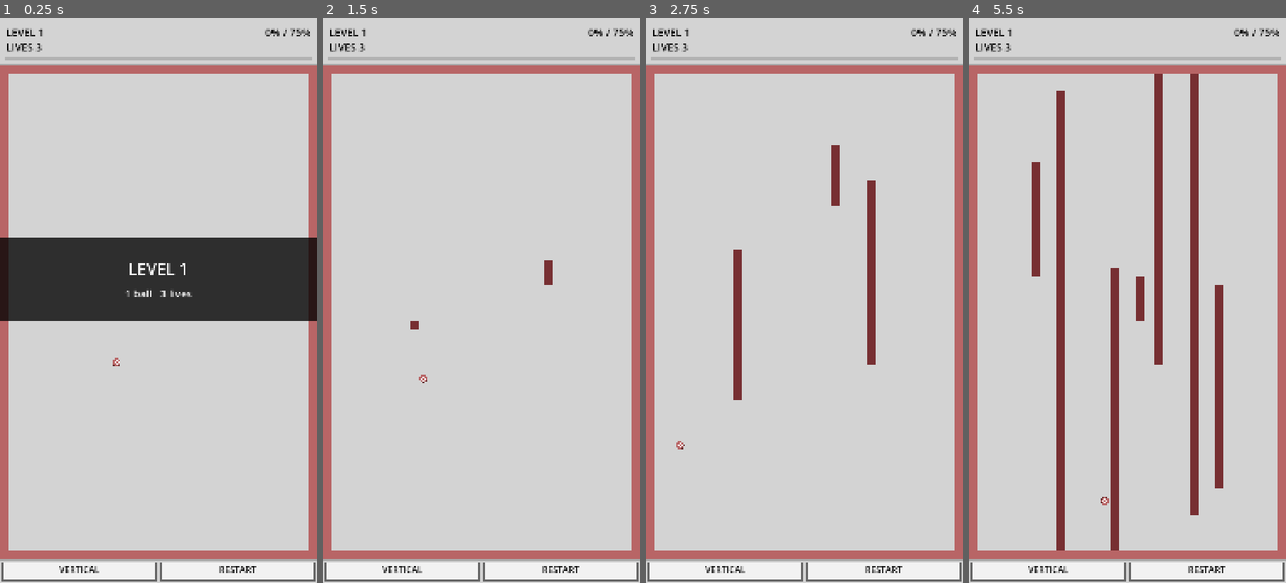
Above: before the commit, frames 1-4 (left to right).
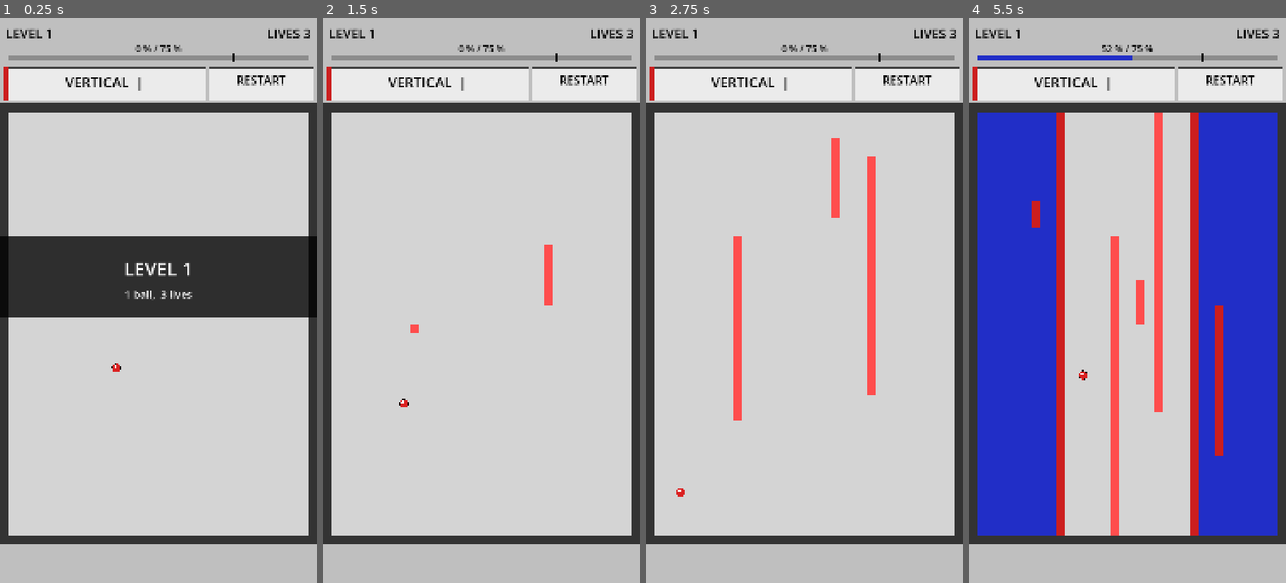
Above: after the commit, the same moments.

Repository: Matswm86/jezzball
Game: Godot game, scene res://scenes/Game.tscn
The game is run twice, just before and just after one commit, with the same random seed, the same clock (stepped at 60 frames per second) and the same inputs.
Inputs (mouse positions are in pixels of both pictures, inside the frame that each line leads up to):
- Up to frame 1 (0.25 s): no input
- Up to frame 2 (1.5 s): tap Enter at 0.5 s; move the mouse to (551, 272) at 0.52 s; click (551, 272) at 0.67 s; move the mouse to (418, 328) at 1.27 s; click (418, 328) at 1.42 s
- Up to frame 3 (2.75 s): move the mouse to (836, 176) at 2.02 s; click (836, 176) at 2.17 s
- Up to frame 4 (5.5 s): move the mouse to (1111, 413) at 2.77 s; click (1111, 413) at 2.92 s; move the mouse to (1222, 385) at 3.52 s; click (1222, 385) at 3.67 s; move the mouse to (1032, 215) at 4.27 s; click (1032, 215) at 4.42 s; move the mouse to (1143, 300) at 5.02 s; click (1143, 300) at 5.17 s

The runs differ from the first frame. In frame 1, 17% of the frame differs, in the area x 0-100%, y 1-100%; in frame 2, 16%; in frame 3, 18%; in frame 4, 60%.

Commit message:
v0.2: top-mounted controls, saturated palette, simpler atom
Three fixes for the playability complaints:

1. Toggle / restart moved to TOP of the screen (under the HUD), not bottom.
   On phones with a system nav bar the previous bottom-edge buttons were
   unreachable, which is why "horizontal walls didn't work" — the player
   couldn't actually tap the toggle. New buttons are 130px tall, well above
   the gesture zone, and use Rect2.has_point for hit detection.

2. Toggle button has a colored stripe on its left edge (red when in vertical
   mode, blue when horizontal) so you can see the current orientation at a
   glance before reading the label. Press flashes the button darker for 0.25s
   so you get tactile feedback.

3. Saturated colors closer to the actual Win3 game (not the web-port's faded
   shades): wall RED #CC1F1F, capture BLUE #2226C6, atom RED #DC2121 with
   single white sphere highlight, dark border. Background stays Win3 face gray.

Other polish: atoms move 320 px/s (was 240), walls grow 8 cells/s (was 6.5),
field reduced to 36x50 cells so 75% capture finishes faster, intro overlay
trimmed to 1.0s.

Co-Authored-By: Claude Opus 4.7 (1M context) <noreply@anthropic.com>

Diff:
--- a/scripts/Game.gd
+++ b/scripts/Game.gd
@@ -1,35 +1,39 @@
 extends Node2D
 
+# JezzBall — mobile remake. Layout v2: controls at TOP (always reachable on
+# any phone), saturated Win3-era palette, faster atoms, simplified atom sprite.
+
 const COLS := 36
-const ROWS := 56
+const ROWS := 50
 const CELL := 30.0
+
 const FIELD_X := 0.0
-const FIELD_Y := 160.0
-const FIELD_W := COLS * CELL
-const FIELD_H := ROWS * CELL
-
 const HUD_H := 160.0
-const CTRL_Y := FIELD_Y + FIELD_H
-const CTRL_H := 80.0
-
-const COL_BG := Color(0.827, 0.827, 0.827)         # #D3D3D3 lightGray (Win3 face)
-const COL_FIELD := Color(0.827, 0.827, 0.827)      # field interior matches bg
-const COL_BORDER := Color(0.663, 0.663, 0.663)     # #A9A9A9 darkGray border
-const COL_WALL := Color(0.722, 0.396, 0.400)       # #B86566 fadedRed completed wall
-const COL_BUILDING := Color(0.467, 0.184, 0.196)   # darker red while growing
-const COL_CAPTURED := Color(0.506, 0.529, 0.871)   # #8187DE fadedBlue capture fill
-const COL_BALL := Color(0.722, 0.396, 0.400)       # red base
-const COL_BALL_PATTERN := Color(1.0, 1.0, 1.0)     # white checker spot
-const COL_BALL_OUTLINE := Color(0.4, 0.18, 0.18)   # dark-red outline
-const COL_TEXT := Color(0.0, 0.0, 0.0)             # black ink on light gray
-const COL_BTN := Color(0.95, 0.95, 0.95)
-const COL_BTN_BORDER := Color(0.4, 0.4, 0.4)
-const COL_BAR_BG := Color(0.7, 0.7, 0.7)
-const COL_BAR_FILL := Color(0.506, 0.529, 0.871)   # progress bar uses fadedBlue too
-
-const BALL_RADIUS := 13.0
-const BALL_SPEED := 240.0
-const WALL_SPEED := 6.5
+const CTRL_H := 130.0
+const FIELD_Y := HUD_H + CTRL_H        # 290
+const FIELD_W := COLS * CELL           # 1080
+const FIELD_H := ROWS * CELL           # 1500
+
+# Saturated palette closer to the actual Windows 3.x JezzBall look.
+const COL_BG := Color(0.75, 0.75, 0.75)        # Win3 face gray (#BFBFBF)
+const COL_FIELD := Color(0.83, 0.83, 0.83)     # field interior, slightly lighter
+const COL_BORDER := Color(0.20, 0.20, 0.20)    # near-black field border
+const COL_WALL := Color(0.80, 0.12, 0.12)      # saturated RED for completed walls
+const COL_BUILDING := Color(1.00, 0.30, 0.30)  # bright red for the growing tip
+const COL_CAPTURED := Color(0.13, 0.18, 0.78)  # saturated BLUE capture fill
+const COL_CAP_HATCH := Color(0.20, 0.30, 0.95) # lighter blue for hatch lines
+const COL_BALL := Color(0.86, 0.13, 0.13)      # red atom
+const COL_BALL_DOT := Color(1.0, 1.0, 1.0)     # single white highlight
+const COL_BALL_OUTLINE := Color(0.10, 0.0, 0.0)
+const COL_TEXT := Color(0.0, 0.0, 0.0)
+const COL_BTN := Color(0.92, 0.92, 0.92)
+const COL_BTN_PRESSED := Color(0.74, 0.74, 0.74)
+const COL_BTN_BORDER := Color(0.25, 0.25, 0.25)
+const COL_BAR_BG := Color(0.55, 0.55, 0.55)
+
+const BALL_RADIUS := 14.0
+const BALL_SPEED := 320.0
+const WALL_SPEED := 8.0
 const TARGET := 0.75
 const MAX_LEVEL := 50
 
@@ -47,6 +51,8 @@
 var play_total := 0
 var state: int = GameState.PLAYING
 var intro_timer := 0.0
+var btn_toggle_flash := 0.0
+var btn_restart_flash := 0.0
 
 var lbl_level: Label
 var lbl_lives: Label
@@ -57,40 +63,53 @@
 var lbl_overlay_sub: Label
 var overlay_box: ColorRect
 
+# Control button rects, computed once in _ready.
+var rect_toggle: Rect2
+var rect_restart: Rect2
+
 func _ready() -> void:
 	randomize()
+	# Toggle takes 66%, Restart takes 33% of the control row.
+	var pad := 12.0
+	var ctrl_top := HUD_H + 8
+	var ctrl_h := CTRL_H - 16
+	var toggle_w := (FIELD_W - 3 * pad) * 0.66
+	var restart_w := (FIELD_W - 3 * pad) - toggle_w
+	rect_toggle = Rect2(pad, ctrl_top, toggle_w, ctrl_h)
+	rect_restart = Rect2(pad + toggle_w + pad, ctrl_top, restart_w, ctrl_h)
 	_build_ui()
 	_start_level(1)
 
-func _make_label(pos: Vector2, w: float, fs: int, halign: int = HORIZONTAL_ALIGNMENT_LEFT) -> Label:
+func _make_label(pos: Vector2, w: float, fs: int, halign: int = HORIZONTAL_ALIGNMENT_LEFT, fc: Color = COL_TEXT) -> Label:
 	var l := Label.new()
 	l.position = pos
 	l.size = Vector2(w, fs * 1.6)
 	l.add_theme_font_size_override("font_size", fs)
-	l.add_theme_color_override("font_color", COL_TEXT)
+	l.add_theme_color_override("font_color", fc)
 	l.horizontal_alignment = halign
 	l.vertical_alignment = VERTICAL_ALIGNMENT_CENTER
 	add_child(l)
 	return l
 
 func _build_ui() -> void:
-	lbl_level = _make_label(Vector2(20, 20), 400, 36)
-	lbl_lives = _make_label(Vector2(20, 70), 400, 36)
-	lbl_pct = _make_label(Vector2(FIELD_W - 420, 20), 400, 36, HORIZONTAL_ALIGNMENT_RIGHT)
-	var btn_w := FIELD_W * 0.5 - 20
-	lbl_orient = _make_label(Vector2(10, CTRL_Y + 10), btn_w, 30, HORIZONTAL_ALIGNMENT_CENTER)
-	lbl_restart = _make_label(Vector2(FIELD_W * 0.5 + 10, CTRL_Y + 10), btn_w, 30, HORIZONTAL_ALIGNMENT_CENTER)
+	# HUD top row: LEVEL X | LIVES X
+	lbl_level = _make_label(Vector2(20, 18), 500, 44)
+	lbl_lives = _make_label(Vector2(FIELD_W - 520, 18), 500, 44, HORIZONTAL_ALIGNMENT_RIGHT)
+	# HUD bottom row: percent text centered above progress bar
+	lbl_pct = _make_label(Vector2(0, 78), FIELD_W, 32, HORIZONTAL_ALIGNMENT_CENTER)
+	# Toggle and restart button labels
+	lbl_orient = _make_label(rect_toggle.position + Vector2(0, 12), rect_toggle.size.x, 48, HORIZONTAL_ALIGNMENT_CENTER)
+	lbl_restart = _make_label(rect_restart.position + Vector2(0, 12), rect_restart.size.x, 40, HORIZONTAL_ALIGNMENT_CENTER)
 	lbl_restart.text = "RESTART"
+	# Overlay backdrop + title/sub labels
 	overlay_box = ColorRect.new()
 	overlay_box.color = Color(0, 0, 0, 0.78)
-	overlay_box.position = Vector2(0, FIELD_Y + FIELD_H * 0.35)
+	overlay_box.position = Vector2(0, FIELD_Y + FIELD_H * 0.30)
 	overlay_box.size = Vector2(FIELD_W, 280)
 	overlay_box.visible = false
 	add_child(overlay_box)
-	lbl_overlay_title = _make_label(Vector2(0, FIELD_Y + FIELD_H * 0.35 + 60), FIELD_W, 56, HORIZONTAL_ALIGNMENT_CENTER)
-	lbl_overlay_title.add_theme_color_override("font_color", Color(1, 1, 1))
-	lbl_overlay_sub = _make_label(Vector2(0, FIELD_Y + FIELD_H * 0.35 + 160), FIELD_W, 36, HORIZONTAL_ALIGNMENT_CENTER)
-	lbl_overlay_sub.add_theme_color_override("font_color", Color(1, 1, 1))
+	lbl_overlay_title = _make_label(Vector2(0, FIELD_Y + FIELD_H * 0.30 + 60), FIELD_W, 64, HORIZONTAL_ALIGNMENT_CENTER, Color(1, 1, 1))
+	lbl_overlay_sub = _make_label(Vector2(0, FIELD_Y + FIELD_H * 0.30 + 170), FIELD_W, 36, HORIZONTAL_ALIGNMENT_CENTER, Color(1, 1, 1))
 	lbl_overlay_title.visible = false
 	lbl_overlay_sub.visible = false
 
@@ -106,7 +125,7 @@
 	_init_grid()
 	_spawn_balls(level)
 	state = GameState.PLAYING
-	intro_timer = 1.2
+	intro_timer = 1.0
 	queue_redraw()
 
 func _init_grid() -> void:
@@ -139,6 +158,10 @@
 			_update_balls(delta)
 			_check_wall_hits()
 			_check_win()
+	if btn_toggle_flash > 0.0:
+		btn_toggle_flash = max(0.0, btn_toggle_flash - delta * 4.0)
+	if btn_restart_flash > 0.0:
+		btn_restart_flash = max(0.0, btn_restart_flash - delta * 4.0)
 	_refresh_ui()
 	queue_redraw()
 
@@ -150,15 +173,15 @@
 	var pct := 0
 	if play_total > 0:
 		pct = int(round(float(captured) / float(play_total) * 100.0))
-	lbl_pct.text = "%d%% / %d%%" % [pct, int(TARGET * 100)]
-	lbl_orient.text = "VERTICAL" if orient_vertical else "HORIZONTAL"
+	lbl_pct.text = "%d %% / %d %%" % [pct, int(TARGET * 100)]
+	lbl_orient.text = ("VERTICAL  |" if orient_vertical else "HORIZONTAL  =")
 	var show_overlay := false
 	var t_text := ""
 	var s_text := ""
 	if state == GameState.PLAYING and intro_timer > 0.0:
 		show_overlay = true
 		t_text = "LEVEL %d" % level
-		s_text = "%d ball%s   %d lives" % [level, "" if level == 1 else "s", lives]
+		s_text = "%d ball%s,  %d lives" % [level, "" if level == 1 else "s", lives]
 	elif state == GameState.LEVEL_WIN:
 		show_overlay = true
 		t_text = "LEVEL CLEARED"
@@ -258,22 +281,22 @@
 	return false
 
 func _update_balls(delta: float) -> void:
-	# Note: avoid the global sign() — its Variant overload fails to load on
-	# some Android Godot 4.6 runtimes. Inline ternary works everywhere.
+	# Avoid the global sign(): its Variant overload breaks class-load on
+	# some Android Godot 4.6 runtimes. Inline ternaries are safe.
 	for b in balls:
 		var pos: Vector2 = b["pos"]
 		var vel: Vector2 = b["vel"]
-		var sign_x := 1.0 if vel.x >= 0.0 else -1.0
-		var sign_y := 1.0 if vel.y >= 0.0 else -1.0
+		var sx := 1.0 if vel.x >= 0.0 else -1.0
+		var sy := 1.0 if vel.y >= 0.0 else -1.0
 		var nx := pos.x + vel.x * delta
-		var probe_x := nx + sign_x * BALL_RADIUS
+		var probe_x := nx + sx * BALL_RADIUS
 		var px_cell := int((probe_x - FIELD_X) / CELL)
 		var py_cell := int((pos.y - FIELD_Y) / CELL)
 		if _solid_at(px_cell, py_cell):
 			vel.x = -vel.x
 			nx = pos.x + vel.x * delta
 		var ny := pos.y + vel.y * delta
-		var probe_y := ny + sign_y * BALL_RADIUS
+		var probe_y := ny + sy * BALL_RADIUS
 		var qx_cell := int((pos.x - FIELD_X) / CELL)
 		var qy_cell := int((probe_y - FIELD_Y) / CELL)
 		if _solid_at(qx_cell, qy_cell):
@@ -339,6 +362,7 @@
 	if not pressed:
 		return
 
+	# End-of-level overlays consume the tap regardless of where it lands.
 	if state == GameState.LEVEL_WIN:
 		var nxt := level + 1
 		if nxt > MAX_LEVEL:
@@ -349,13 +373,18 @@
 		_start_level(level)
 		return
 
-	if p.y >= CTRL_Y:
-		if p.x < FIELD_W * 0.5:
-			orient_vertical = !orient_vertical
-		else:
-			_start_level(level)
+	# Top-mounted control row first.
+	if rect_toggle.has_point(p):
+		orient_vertical = !orient_vertical
+		btn_toggle_flash = 0.25
 		queue_redraw()
 		return
+	if rect_restart.has_point(p):
+		btn_restart_flash = 0.25
+		_start_level(level)
+		return
+
+	# Otherwise treat as a wall-start tap inside the field.
 	if p.y >= FIELD_Y and p.y < FIELD_Y + FIELD_H and p.x >= FIELD_X and p.x < FIELD_X + FIELD_W:
 		var cx := int((p.x - FIELD_X) / CELL)
 		var cy := int((p.y - FIELD_Y) / CELL)
@@ -377,54 +406,62 @@
 	walls.append(w)
 
 func _draw() -> void:
+	# Bottom edge below the field is the same gray as the HUD background.
 	draw_rect(Rect2(0, 0, FIELD_W, 1920), COL_BG, true)
-	_draw_hud()
+	_draw_hud_chrome()
+	_draw_controls()
 	_draw_field()
-	_draw_controls()
-
-func _draw_hud() -> void:
-	draw_rect(Rect2(0, 0, FIELD_W, HUD_H), COL_BG, true)
-	draw_rect(Rect2(0, HUD_H - 4, FIELD_W, 4), COL_BORDER, true)
-	var bar_w := FIELD_W - 40
-	var bar_x := 20.0
-	var bar_y := 130.0
-	draw_rect(Rect2(bar_x, bar_y, bar_w, 16), COL_BAR_BG, true)
+
+func _draw_hud_chrome() -> void:
+	# Progress bar inside HUD.
+	var bar_w := FIELD_W - 60.0
+	var bar_x := 30.0
+	var bar_y := 124.0
+	draw_rect(Rect2(bar_x, bar_y, bar_w, 22), COL_BAR_BG, true)
 	var fill := 0.0
 	if play_total > 0:
 		fill = bar_w * float(captured) / float(play_total)
-	draw_rect(Rect2(bar_x, bar_y, fill, 16), COL_BAR_FILL, true)
+	draw_rect(Rect2(bar_x, bar_y, fill, 22), COL_CAPTURED, true)
 	var target_x := bar_x + bar_w * TARGET
-	draw_line(Vector2(target_x, bar_y - 4), Vector2(target_x, bar_y + 20), COL_TEXT, 2)
+	draw_line(Vector2(target_x, bar_y - 6), Vector2(target_x, bar_y + 28), COL_TEXT, 3)
+
+func _draw_controls() -> void:
+	# Toggle button.
+	var tcol := COL_BTN_PRESSED if btn_toggle_flash > 0.0 else COL_BTN
+	draw_rect(rect_toggle, tcol, true)
+	draw_rect(rect_toggle, COL_BTN_BORDER, false, 4)
+	# Mode-color stripe down the left edge of the button so you can see the
+	# current orientation at a glance even before reading the label.
+	var stripe := Rect2(rect_toggle.position + Vector2(0, 0), Vector2(14, rect_toggle.size.y))
+	draw_rect(stripe, COL_WALL if orient_vertical else COL_CAPTURED, true)
+	# Restart button.
+	var rcol := COL_BTN_PRESSED if btn_restart_flash > 0.0 else COL_BTN
+	draw_rect(rect_restart, rcol, true)
+	draw_rect(rect_restart, COL_BTN_BORDER, false, 4)
 
 func _draw_field() -> void:
+	# Field interior background (slightly lighter than HUD bg).
+	draw_rect(Rect2(FIELD_X, FIELD_Y, FIELD_W, FIELD_H), COL_FIELD, true)
+	# Captured cells (solid blue with hatch lines for texture).
 	for x in range(1, COLS - 1):
 		for y in range(1, ROWS - 1):
-			var s = grid[x][y]
-			if s == CellState.CAPTURED:
-				draw_rect(Rect2(FIELD_X + x * CELL, FIELD_Y + y * CELL, CELL, CELL), COL_CAPTURED, true)
+			if grid[x][y] == CellState.CAPTURED:
+				var px := FIELD_X + x * CELL
+				var py := FIELD_Y + y * CELL
+				draw_rect(Rect2(px, py, CELL, CELL), COL_CAPTURED, true)
+	# Borders + walls + building (single pass over full grid).
 	for x in COLS:
 		for y in ROWS:
 			var s = grid[x][y]
-			if s == CellState.BORDER or s == CellState.WALL:
+			if s == CellState.BORDER:
+				draw_rect(Rect2(FIELD_X + x * CELL, FIELD_Y + y * CELL, CELL, CELL), COL_BORDER, true)
+			elif s == CellState.WALL:
 				draw_rect(Rect2(FIELD_X + x * CELL, FIELD_Y + y * CELL, CELL, CELL), COL_WALL, true)
 			elif s == CellState.BUILDING:
 				draw_rect(Rect2(FIELD_X + x * CELL, FIELD_Y + y * CELL, CELL, CELL), COL_BUILDING, true)
+	# Atoms — saturated red disc with single white highlight (Win3 sphere look).
 	for b in balls:
 		var p: Vector2 = b["pos"]
 		draw_circle(p, BALL_RADIUS + 1, COL_BALL_OUTLINE)
 		draw_circle(p, BALL_RADIUS, COL_BALL)
-		# 4-pole white checker spots — red+white alternation cue from original atom.
-		var r2 := BALL_RADIUS * 0.45
-		draw_circle(p + Vector2(-r2, 0), 3, COL_BALL_PATTERN)
-		draw_circle(p + Vector2(r2, 0), 3, COL_BALL_PATTERN)
-		draw_circle(p + Vector2(0, -r2), 3, COL_BALL_PATTERN)
-		draw_circle(p + Vector2(0, r2), 3, COL_BALL_PATTERN)
-
-func _draw_controls() -> void:
-	draw_rect(Rect2(0, CTRL_Y, FIELD_W, CTRL_H), COL_BG, true)
-	draw_rect(Rect2(0, CTRL_Y, FIELD_W, 4), COL_BORDER, true)
-	var btn_w := FIELD_W * 0.5 - 20
-	draw_rect(Rect2(10, CTRL_Y + 10, btn_w, CTRL_H - 20), COL_BTN, true)
-	draw_rect(Rect2(10, CTRL_Y + 10, btn_w, CTRL_H - 20), COL_BTN_BORDER, false, 3)
-	draw_rect(Rect2(FIELD_W * 0.5 + 10, CTRL_Y + 10, btn_w, CTRL_H - 20), COL_BTN, true)
-	draw_rect(Rect2(FIELD_W * 0.5 + 10, CTRL_Y + 10, btn_w, CTRL_H - 20), COL_BTN_BORDER, false, 3)
+		draw_circle(p + Vector2(-BALL_RADIUS * 0.35, -BALL_RADIUS * 0.35), BALL_RADIUS * 0.32, COL_BALL_DOT)
